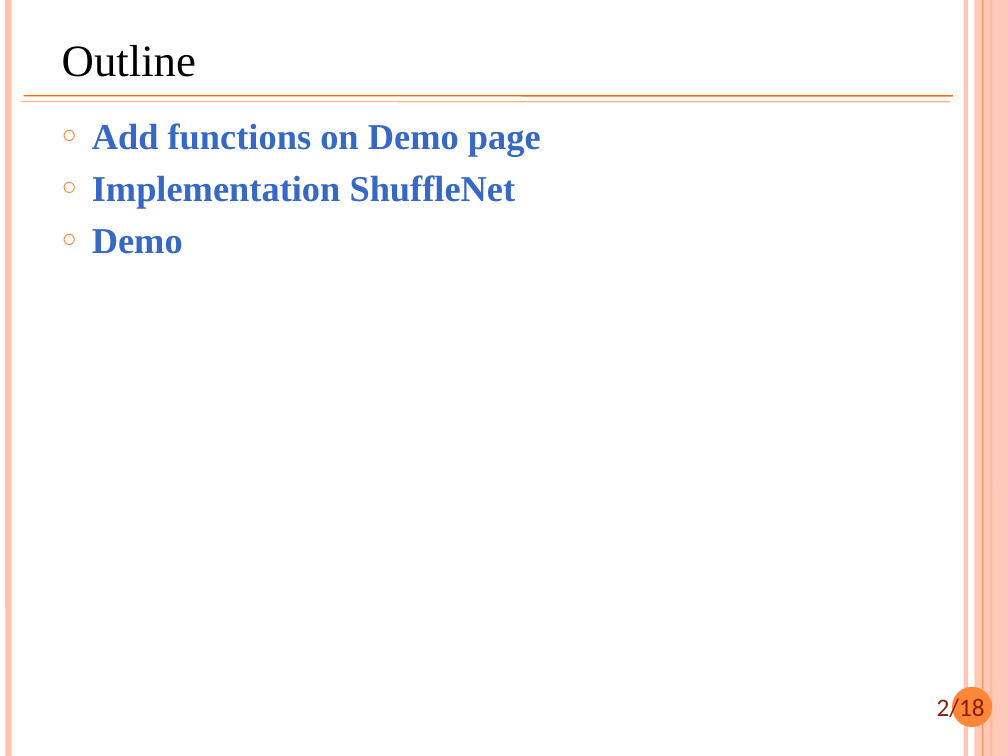
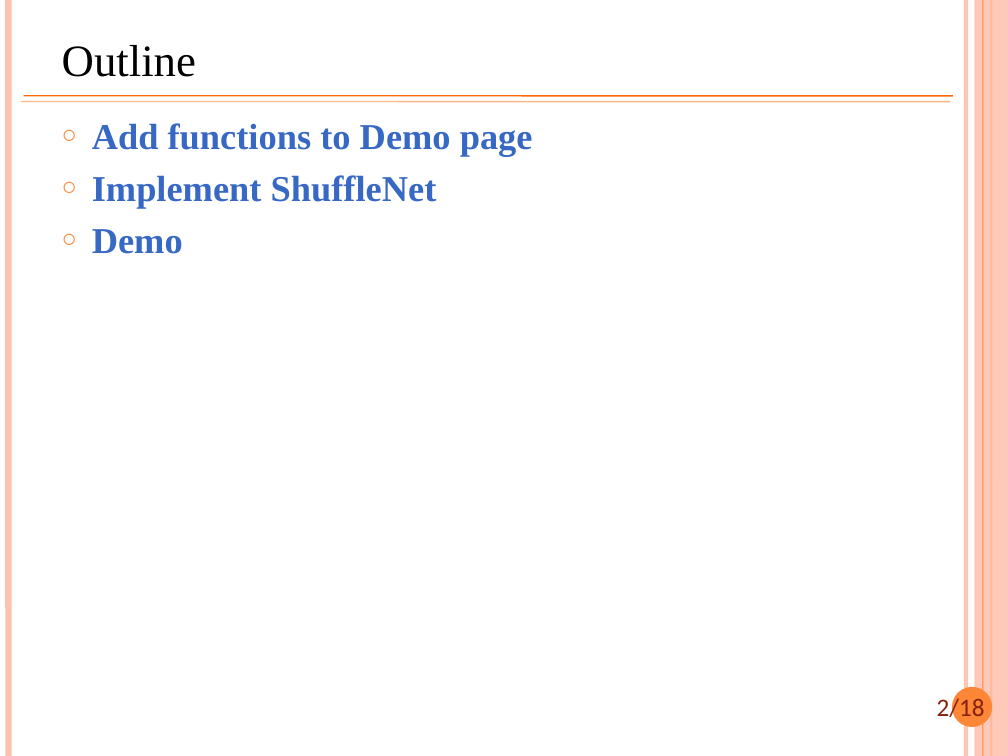
Before and after one commit to kevinisbest/kevinisbest.github.io, a slide deck: slide 2 of data/180907_KevinHsiao.pptx. Drawn at 1008x756 pixels with LibreOffice and Linux fonts; fonts in the diff are those of the drawing; background and template pictures are left out. Boxes give left, top, right and bottom in pixels: in the first picture for what was removed or moved away, otherwise in the second. Text is boxed around its words. In the diff, an @@ line names an element or a change of style, - is before the commit and + after.

Commit message:
update slides

```diff
--- a/data/180907_KevinHsiao.pptx
+++ b/data/180907_KevinHsiao.pptx
@@ text at <box>92,123,533,208</box>: text changed @@
-○ Add functions on Demo page
-○ Implementation ShuffleNet
+○ Add functions to Demo page
+○ Implement ShuffleNet
```
Also in this commit, not shown: 2 other slides changed, 1 other file.
